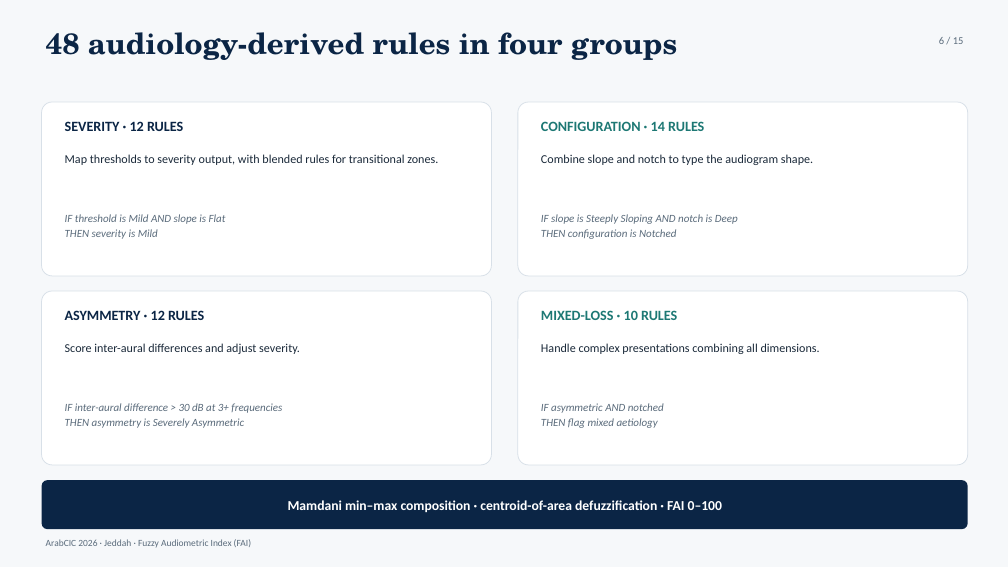
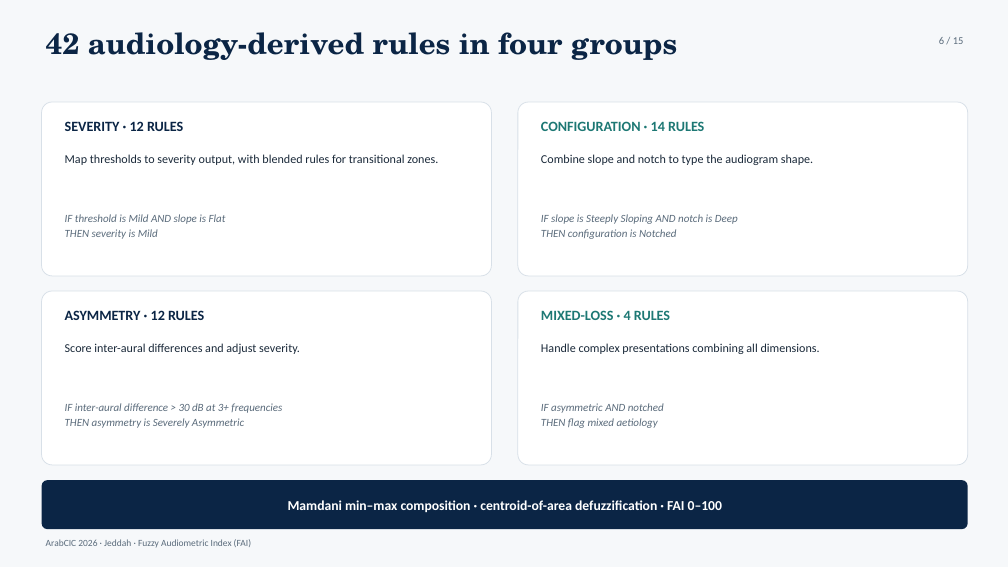
Before and after one commit to ameye/fuzzy-audiogram, a slide deck: slide 6 of arabcic2026/arabcic2026_fuzzy_audiogram.pptx. Drawn at 1008x567 pixels with LibreOffice and Linux fonts; fonts in the diff are those of the drawing. Boxes give left, top, right and bottom in pixels: in the first picture for what was removed or moved away, otherwise in the second. Text is boxed around its words. In the diff, an @@ line names an element or a change of style, - is before the commit and + after.

```diff
--- a/arabcic2026/arabcic2026_fuzzy_audiogram.pptx
+++ b/arabcic2026/arabcic2026_fuzzy_audiogram.pptx
@@ text at (46,32,677,60): text changed @@
-48 audiology-derived rules in four groups
+42 audiology-derived rules in four groups
@@ text at (541,310,670,320): text changed @@
-MIXED-LOSS · 10 RULES
+MIXED-LOSS · 4 RULES
```
Also in this commit, not shown: 7 other slides changed, 6 other files.
